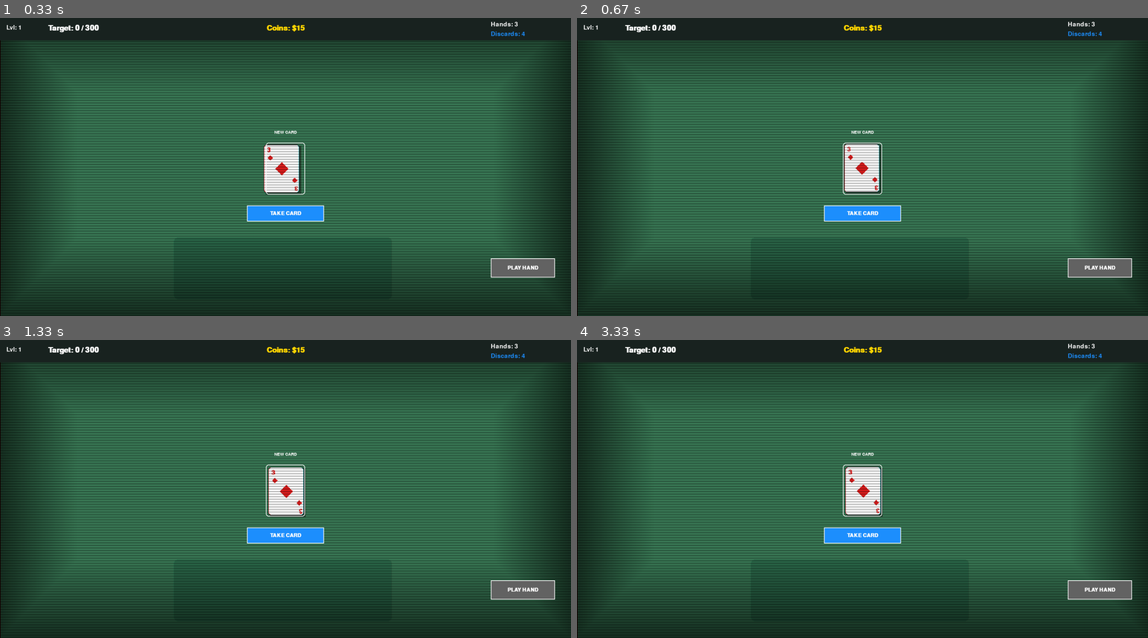
Above: before the commit, frames 1-4 (two rows, left to right).
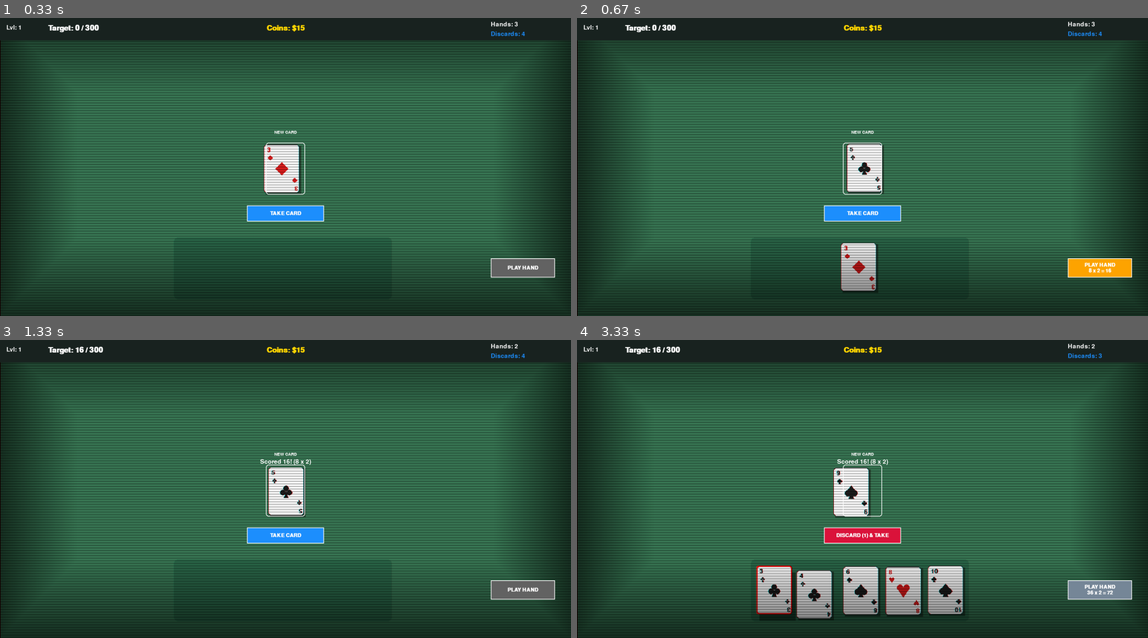
Above: after the commit, the same moments.

Repository: BenLevintan/Card-game-pygame
Game: pygame game, started from main.py
Two runs of this game, one before a commit and one after it. Both use one fixed random seed, a clock stepped at 60 frames per second and the inputs below.
Inputs (mouse positions are in pixels of both pictures, inside the frame that each line leads up to):
- Up to frame 1 (0.33 s): no input
- Up to frame 2 (0.67 s): tap Space at 0.33 s
- Up to frame 3 (1.33 s): tap 1 at 0.67 s; tap Enter at 1 s
- Up to frame 4 (3.33 s): click (1102, 590) at 1.38 s; tap Space at 1.73, 2.03, 2.23, 2.53, 2.73, 3.03, 3.23 s; tap 1 at 1.82, 3.32 s

Frame 1 is identical in both runs. In frame 2, 2.1% of the frame differs, in the area x 46-98%, y 42-93%; in frame 3, 0.3%; in frame 4, 7.8%, in the area x 13-98%, y 1-94%.

Commit message:
added keyboard controlls

Diff:
--- a/main.py
+++ b/main.py
@@ -426,6 +426,8 @@
                     elif event.type == pygame.MOUSEBUTTONDOWN:
                         if event.button == 1:
                             self.on_mouse_press(*event.pos)
+                    elif event.type == pygame.KEYDOWN:
+                        self.on_key_press(event.key)
 
                 self.on_update(dt)
                 self.on_draw()
@@ -526,6 +528,22 @@
                 cards_clicked = [c for c in self.hand_list if c.rect.collidepoint(x, y)]
                 if cards_clicked: cards_clicked[-1].is_selected = not cards_clicked[-1].is_selected
 
+    def on_key_press(self, key):
+        if self.state in [GameState.DECIDING, GameState.DRAWING]:
+            if key == pygame.K_SPACE:
+                if self.btn_action and self.btn_action.active and self.btn_action.visible:
+                    self.process_swap()
+            elif key in (pygame.K_RETURN, pygame.K_KP_ENTER):
+                if self.btn_score and self.btn_score.active and self.btn_score.visible:
+                    self.score_hand()
+            elif key in (pygame.K_1, pygame.K_2, pygame.K_3, pygame.K_4, pygame.K_5):
+                if self.state == GameState.DECIDING and self.discards_left > 0:
+                    index = key - pygame.K_1
+                    sorted_hand = sorted(list(self.hand_list), key=lambda c: (c.value, c.suit))
+                    if index < len(sorted_hand):
+                        card = sorted_hand[index]
+                        card.is_selected = not card.is_selected
+
     def on_update(self, delta_time):
             self.audio_manager.update(delta_time)
 
